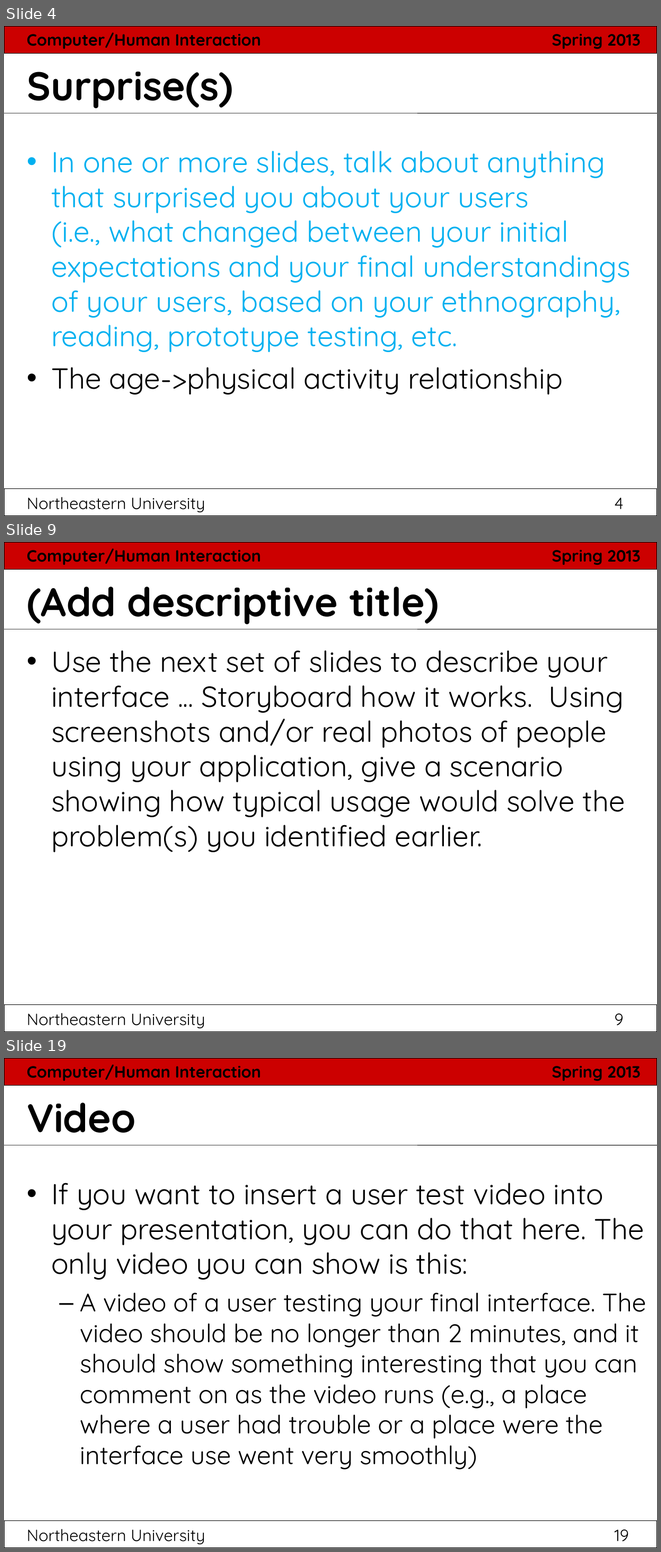
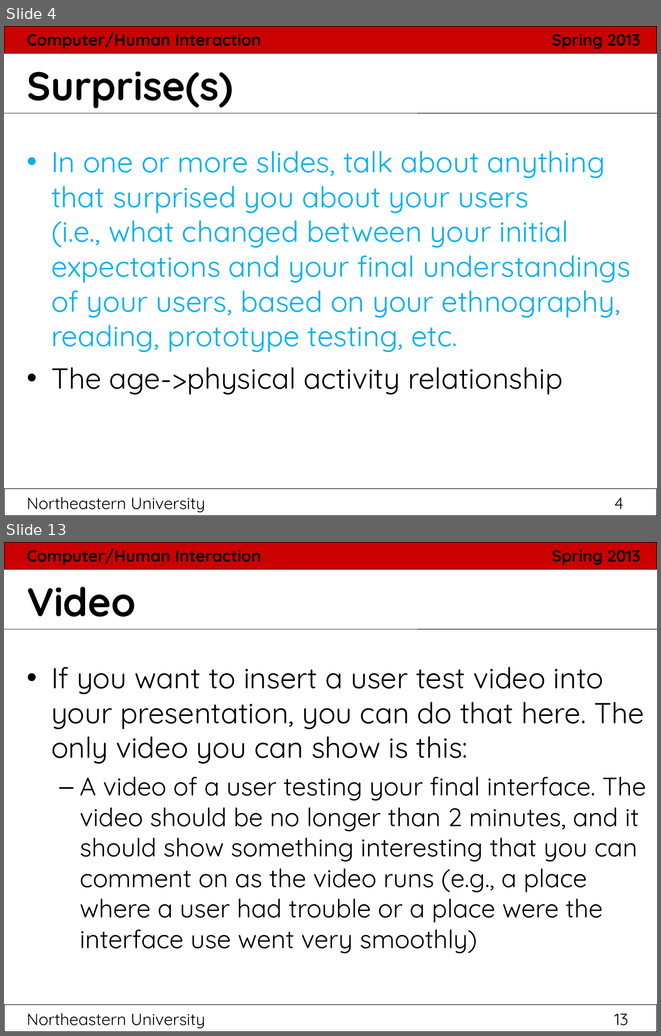
Before and after one commit to hci2014/sandbox, a slide deck: FinalPresentationTemplate.ppt. Shown one above the other, each under a label of ours: slides 4, 9 and 19 before the commit, slides 4 and 13 after it; the slides between them are not shown. The pictures are 661x1552 and 661x1036 pixels, drawn with LibreOffice and Linux fonts; fonts in the diff are those of the drawing. Boxes give left, top, right and bottom in pixels: in the first picture for what was removed or moved away, otherwise in the second. Text is boxed around its words. In the diff, an @@ line names an element or a change of style, - is before the commit and + after.

```diff
--- a/FinalPresentationTemplate.ppt
+++ b/FinalPresentationTemplate.ppt
@@ slide 9 removed at box(4, 542, 657, 1032), background #FFFFFF; not listed: 6 template elements that a slide beside it also shows @@
@@ title removed at box(27, 587, 439, 624) @@
-(Add descriptive title)
@@ text removed at box(51, 650, 625, 852) @@
-• Use the next set of slides to describe your interface ... Storyboard how it works. Using screenshots and/or real photos of people using your application, give a scenario showing how typical usage would solve the problem(s) you identified earlier.
@@ what was slide 19 is now slide 13 @@
@@ page number at box(27, 1013, 628, 1028): text changed @@
-Northeastern University 19
+Northeastern University 13
```
Also in this commit, not shown: 8 slides changed, 8 slides added, 9 other slides removed, 1 other file.
